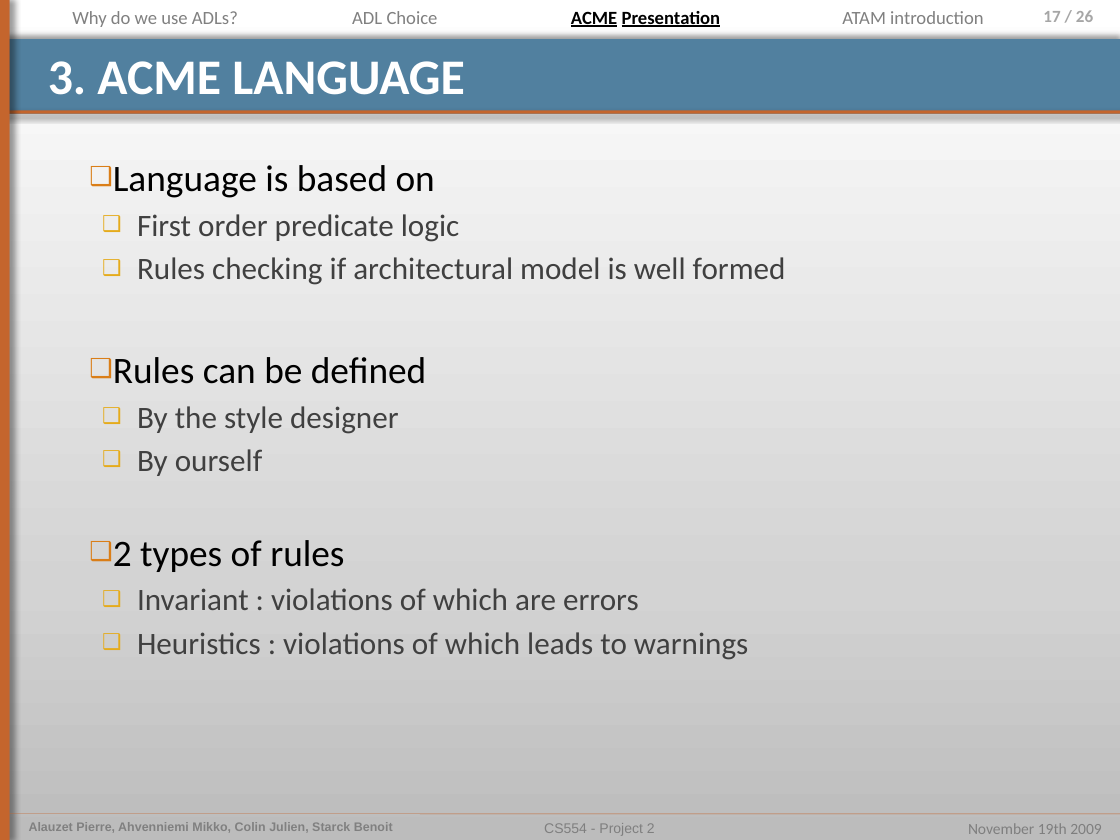
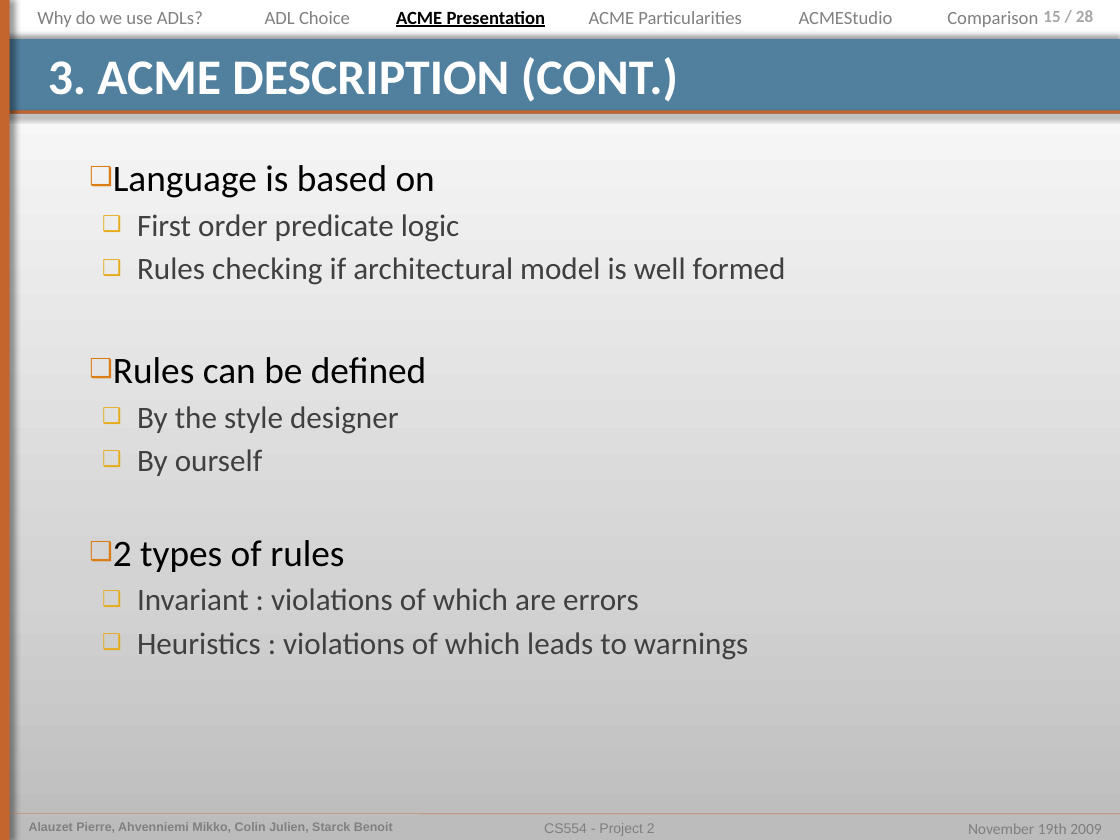
Before and after one commit to pierrealauzet/euroteam, a slide deck: slide 15 of Project 2/Part2/CS554_EuroTeam_Project2_OP5_jul.pptx (slide 17 before the commit). Drawn at 1120x840 pixels with LibreOffice and Linux fonts; fonts in the diff are those of the drawing. Boxes give left, top, right and bottom in pixels: in the first picture for what was removed or moved away, otherwise in the second. Text is boxed around its words. In the diff, an @@ line names an element or a change of style, - is before the commit and + after.

```diff
--- a/Project 2/Part2/CS554_EuroTeam_Project2_OP5_jul.pptx
+++ b/Project 2/Part2/CS554_EuroTeam_Project2_OP5_jul.pptx
@@ text "Why do we use ADLs?": place and size @@
-text "Why do we use ADLs?" at <box>72,11,238,27</box>
+text "Why do we use ADLs?" at <box>37,11,203,27</box>
@@ text "ADL Choice": place and size @@
-text "ADL Choice" at <box>352,11,438,24</box>
+text "ADL Choice" at <box>265,11,350,24</box>
@@ text "ACME Presentation": place and size @@
-text "ACME Presentation" at <box>571,11,721,27</box>
+text "ACME Presentation" at <box>396,11,546,27</box>
@@ text added at <box>589,11,742,24</box>, 12 pt, text #808080 @@
+ACME Particularities
@@ text added at <box>799,11,893,24</box>, 12 pt, text #808080 @@
+ACMEStudio
@@ text removed at <box>842,11,984,24</box> @@
-ATAM introduction
@@ text added at <box>947,11,1038,27</box>, 12 pt, text #808080 @@
+Comparison
@@ page number at <box>1043,10,1093,22</box>: text changed @@
-17 / 26
+15 / 28
@@ title at <box>48,57,678,102</box>: text changed @@
-3. ACME LANGUAGE
+3. ACME DESCRIPTION (CONT.)
```
Also in this commit, not shown: 20 other slides changed, 4 slides added, 1 slide removed, 2 other files.
